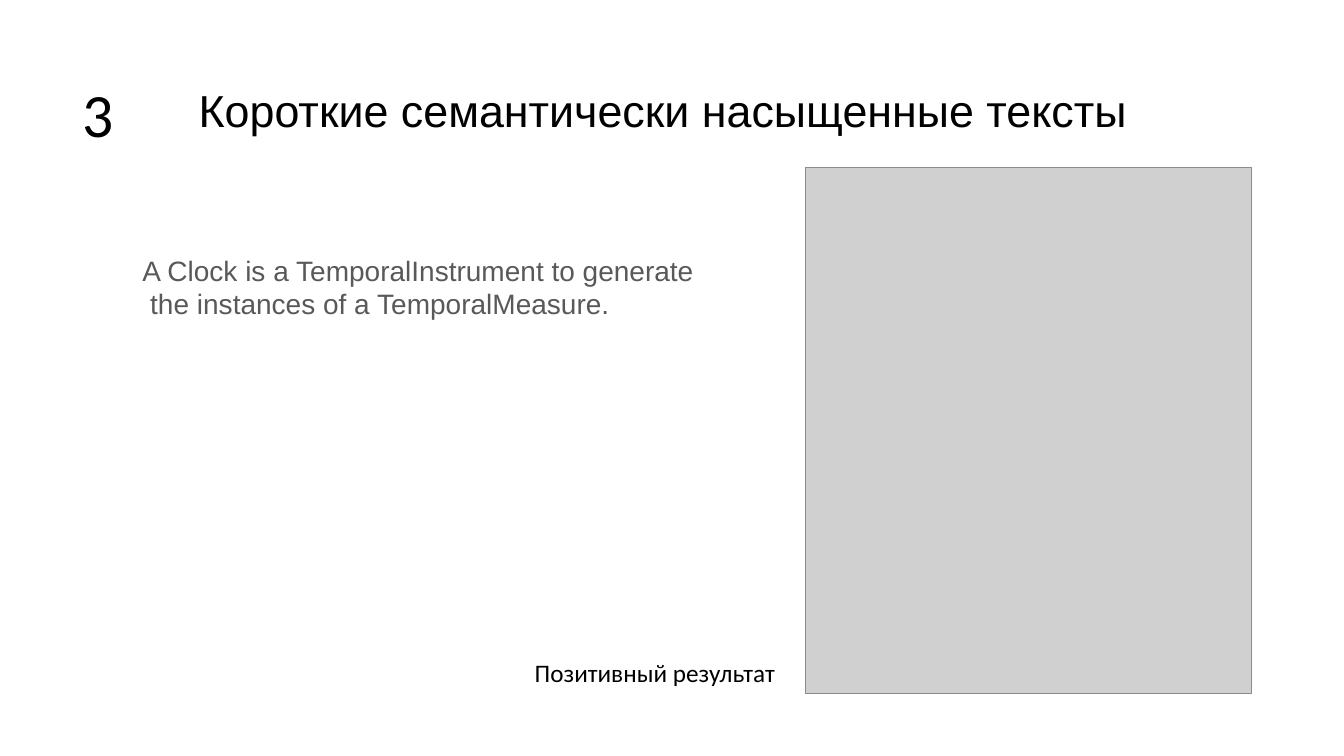
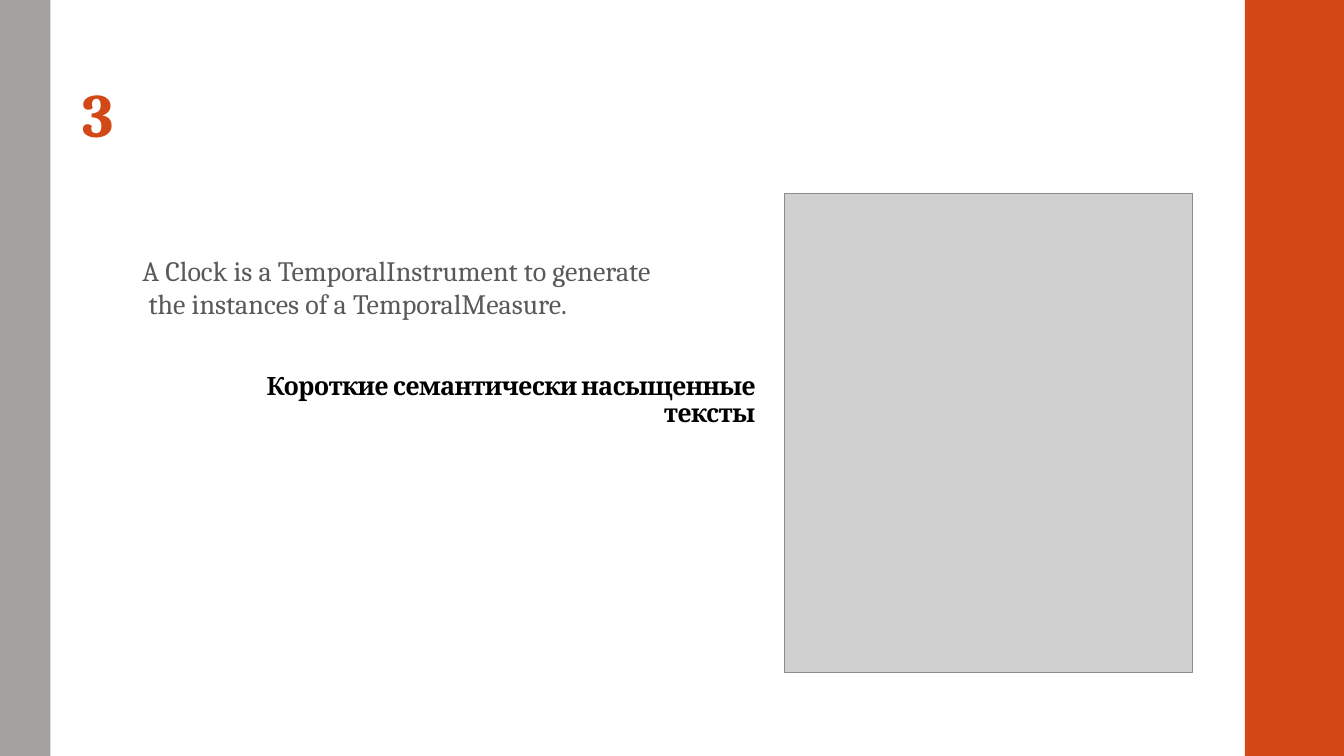
Before and after one commit to alexnodejs/onto-diploma, a slide deck: slide 18 of presentation/Moiseyenko_presentation.pptx. Drawn at 1344x756 pixels with LibreOffice and Linux fonts; fonts in the diff are those of the drawing; grey boxes stand for pictures. Boxes give left, top, right and bottom in pixels: in the first picture for what was removed or moved away, otherwise in the second. Text is boxed around its words. In the diff, an @@ line names an element or a change of style, - is before the commit and + after.

```diff
--- a/presentation/Moiseyenko_presentation.pptx
+++ b/presentation/Moiseyenko_presentation.pptx
@@ rectangle added at <box>0,0,50,756</box>, fill #A6A1A1 @@
@@ rectangle added at <box>1245,0,1344,756</box>, fill #D34817 @@
@@ text "3" at <box>83,95,114,138</box>: font Calibri to Cambria, text colour #000000 to #D34817, bold on @@
@@ picture: place and size @@
-picture at <box>806,167,1252,693</box>
+picture at <box>785,194,1193,674</box>
@@ text "A Clock is a TemporalInstrument ..." at <box>142,261,650,320</box>: font Arial to Cambria @@
@@ title "Короткие семантически насыщенные тексты": place and size @@
-title "Короткие семантически насыщенные тексты" at <box>199,96,1126,136</box>
+title "Короткие семантически насыщенные тексты" at <box>267,377,756,423</box>
@@ title "Короткие семантически насыщенные тексты" at <box>267,377,756,423</box>: size 32 to 18 pt, font Arial to Cambria, letter spacing 0 to -0.5 pt, bold on; alignment left to right; vertical alignment middle to bottom @@
@@ text removed at <box>535,665,775,686</box> @@
-Позитивный результат
```
Also in this commit, not shown: 19 other slides changed, 1 slide added, 1 slide removed.
